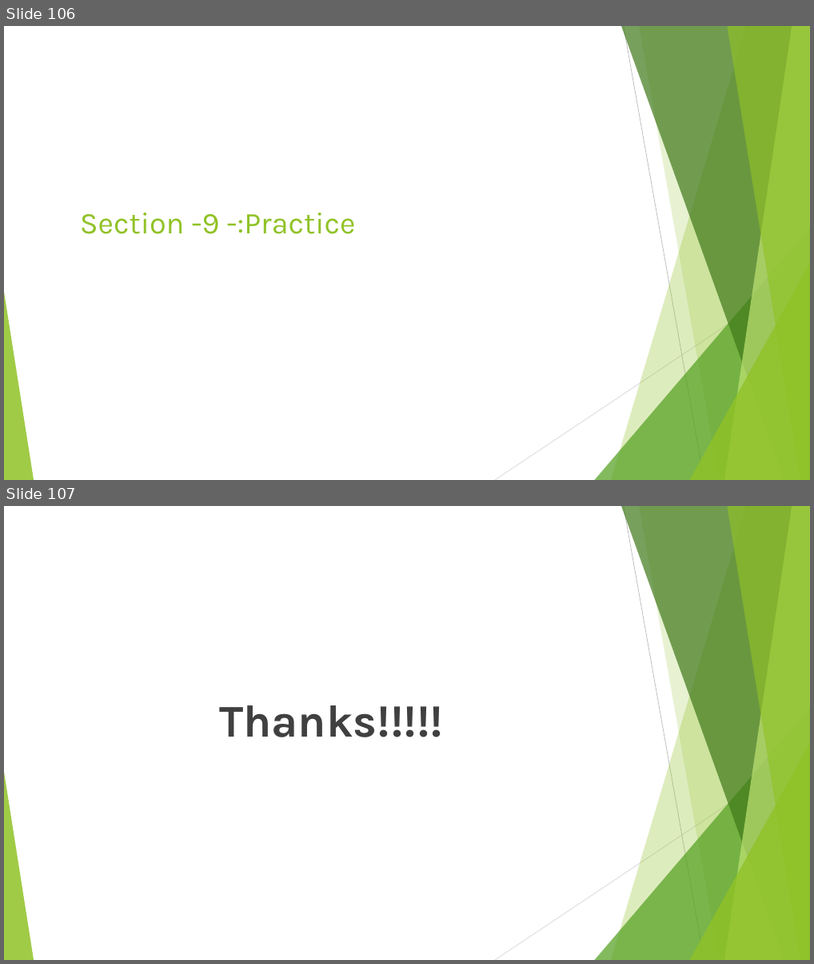
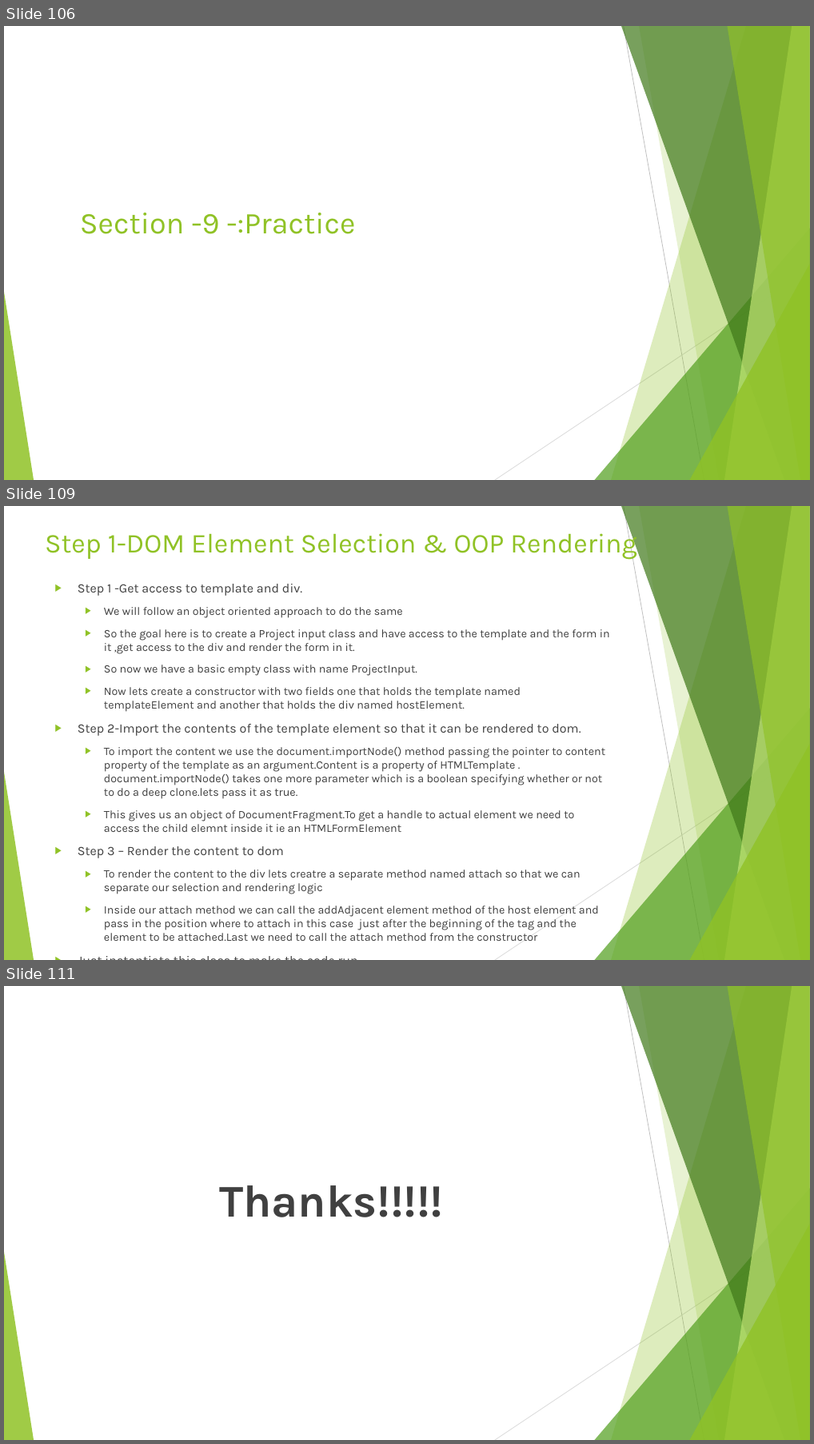
Before and after one commit to rudhrainfogain/TypeScript, a slide deck: PPT/TypeScriptv9.pptx. Shown one above the other, each under a label of ours: slides 106 and 107 before the commit, slides 106, 109 and 111 after it; the slides between them are not shown. The pictures are 814x964 and 814x1444 pixels, drawn with LibreOffice and Linux fonts; fonts in the diff are those of the drawing. Boxes give left, top, right and bottom in pixels: in the first picture for what was removed or moved away, otherwise in the second. Text is boxed around its words. In the diff, an @@ line names an element or a change of style, - is before the commit and + after.

Commit message:
Step 2- Interacting with DOM Elements

```diff
--- a/PPT/TypeScriptv9.pptx
+++ b/PPT/TypeScriptv9.pptx
@@ slide 109 added at <box>4,506,810,960</box>, background #FFFFFF; not listed: 10 template elements that a slide beside it also shows @@
@@ title added at <box>45,528,637,559</box>, 32.4 pt, text #90C226 @@
+Step 1-DOM Element Selection & OOP Rendering
@@ text added at <box>78,584,610,940</box>, 13.6 pt, text #404040 @@
+▶ Step 1 -Get access to template and div.
+  ▶ We will follow an object oriented approach to do the same
+  ▶ So the goal here is to create a Project input class and have access to the template and the form in it ,get access to the div and render the form in it.
+  ▶ So now we have a basic empty class with name ProjectInput.
+  ▶ Now lets create a constructor with two fields one that holds the template named templateElement and another that holds the div named hostElement.
+▶ Step 2-Import the contents of the template element so that it can be rendered to dom.
+  ▶ To import the content we use the document.importNode() method passing the pointer to content property of the template as an argument.Content is a property of HTMLTemplate . document.importNode() takes one more parameter which is a boolean specifying whether or not to do a deep clone.lets pass it as true.
+  ▶ This gives us an object of DocumentFragment.To get a handle to actual element we need to access the child elemnt inside it ie an HTMLFormElement
+▶ Step 3 – Render the content to dom
+  ▶ To render the content to the div lets creatre a separate method named attach so that we can separate our selection and rendering logic
+  ▶ Inside our attach method we can call the addAdjacent element method of the host element and pass in the position where to attach in this case just after the beginning of the tag and the element to be attached.Last we need to call the attach method from the constructor
+▶ Just instantiate this class to make the code run.
@@ what was slide 107 is now slide 111 @@
```
Also in this commit, not shown: 3 other slides added, 2 other files.
